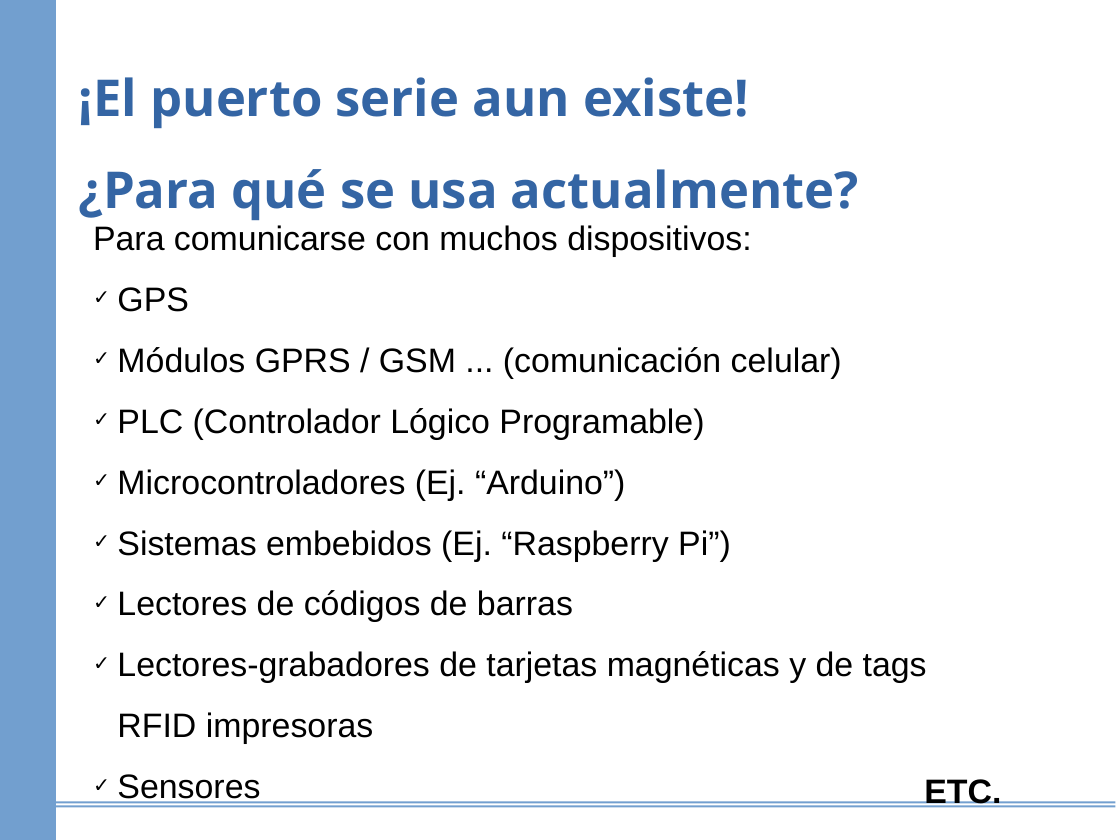
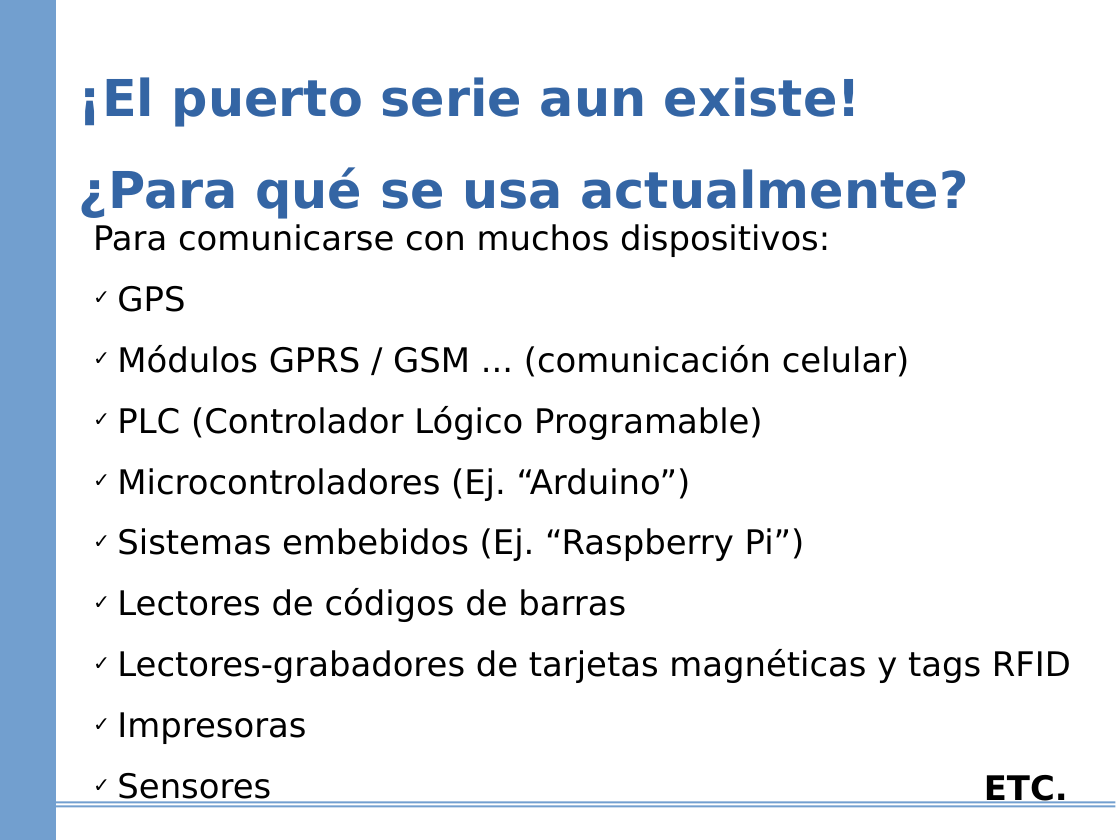
Before and after one commit to diegocode/serie, a slide deck: slide 3 of control_dig/docs/handshaking_serie.odp. Drawn at 1120x840 pixels with LibreOffice and Linux fonts; fonts in the diff are those of the drawing. Boxes give left, top, right and bottom in pixels: in the first picture for what was removed or moved away, otherwise in the second. Text is boxed around its words. In the diff, an @@ line names an element or a change of style, - is before the commit and + after.

```diff
--- a/control_dig/docs/handshaking_serie.odp
+++ b/control_dig/docs/handshaking_serie.odp
@@ text "¡El puerto serie aun existe!" at bbox=[79, 77, 861, 127]: font Open Sans to DejaVu Sans @@
@@ text "¿Para qué se usa actualmente?" at bbox=[79, 167, 969, 219]: font Open Sans to DejaVu Sans @@
@@ text at bbox=[93, 224, 910, 804]: font Arial to DejaVu Sans in "Para comunicarse con muchos dispositivos:", "GPS", "Módulos GPRS / GSM ... (comunicación celular)", "PLC (Controlador Lógico Programable)" and 4 more places @@
@@ text at bbox=[117, 649, 1071, 744]: text changed; font Arial to DejaVu Sans @@
-✓ Lectores-grabadores de tarjetas magnéticas y de tags RFID impresoras
+✓ Lectores-grabadores de tarjetas magnéticas y tags RFID
+✓ Impresoras
@@ text "ETC.": place and size @@
-text "ETC." at bbox=[924, 779, 1001, 808]
+text "ETC." at bbox=[984, 775, 1068, 807]
@@ text "ETC." at bbox=[984, 775, 1068, 807]: font Arial to DejaVu Sans @@
```
Also in this commit, not shown: 4 other slides changed, 34 slides added, 1 slide removed, 27 other files.
